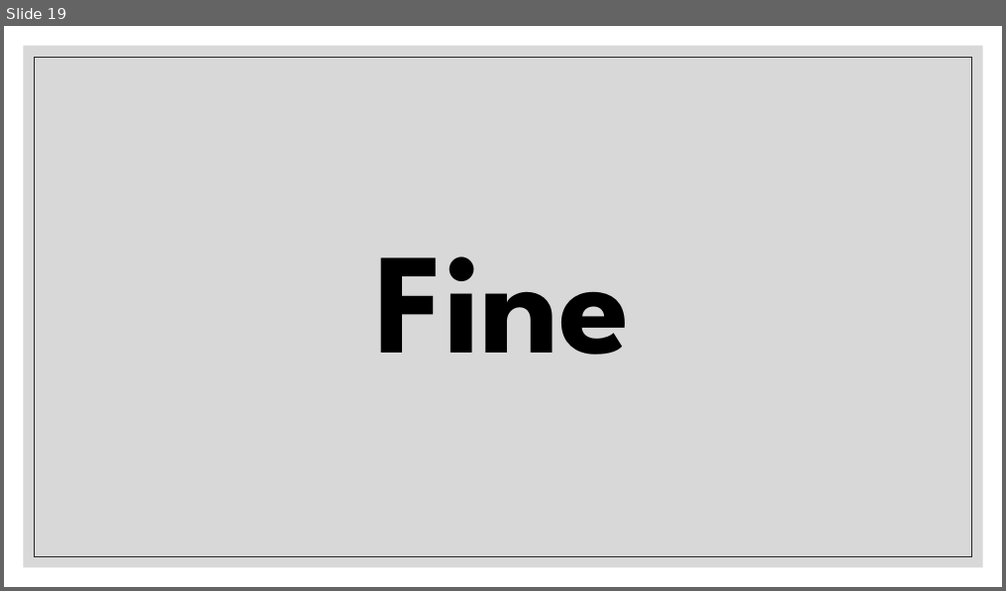
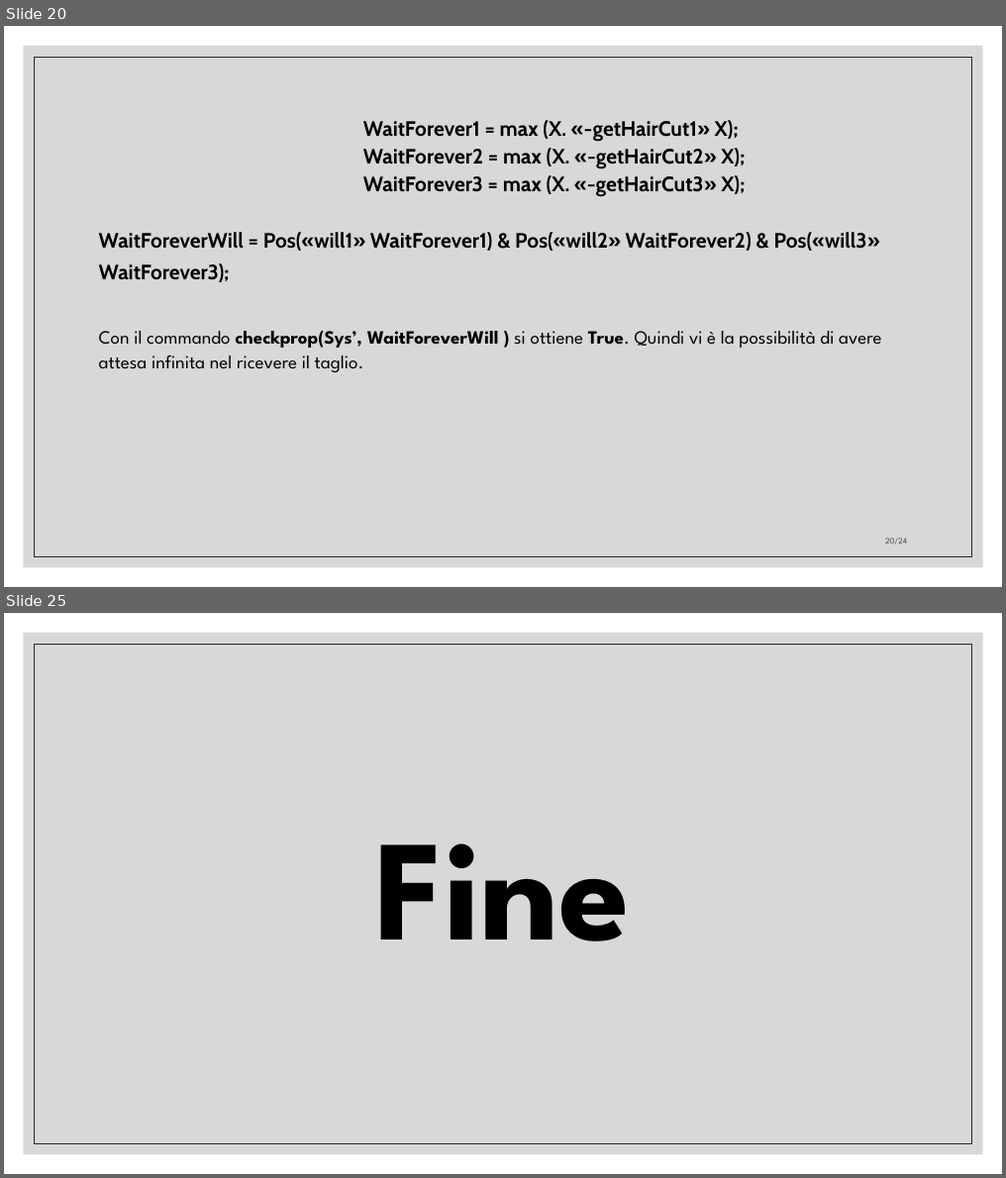
Before and after one commit to pheasant98/LGC---Esame, a slide deck: Barbershop presentazione.pptx. Shown one above the other, each under a label of ours: slide 19 before the commit, slides 20 and 25 after it; the slides between them are not shown. The pictures are 1006x591 and 1006x1178 pixels, drawn with LibreOffice and Linux fonts; fonts in the diff are those of the drawing. Boxes give left, top, right and bottom in pixels: in the first picture for what was removed or moved away, otherwise in the second. Text is boxed around its words. In the diff, an @@ line names an element or a change of style, - is before the commit and + after.

```diff
--- a/Barbershop presentazione.pptx
+++ b/Barbershop presentazione.pptx
@@ slide 20 added at box(4, 26, 1002, 587), background #FFFFFF; not listed: 2 template elements that a slide beside it also shows @@
@@ text added at box(99, 120, 881, 372), 20 pt, text #000000, bold @@
+                WaitForever1 = max (X. «-getHairCut1» X);
+                WaitForever2 = max (X. «-getHairCut2» X);
+                WaitForever3 = max (X. «-getHairCut3» X);
+WaitForeverWill = Pos(«will1» WaitForever1) & Pos(«will2» WaitForever2) & Pos(«will3»
+WaitForever3);
+Con il commando checkprop(Sys’, WaitForeverWill ) si ottiene True. Quindi vi è la possibilità di avere attesa infinita nel ricevere il taglio.
@@ page number added at box(885, 538, 907, 545), 8 pt, text #404040 @@
+20/24
@@ what was slide 19 is now slide 25 @@
```
Also in this commit, not shown: 17 slides changed, 6 other slides added, 1 slide removed, 1 other file.
